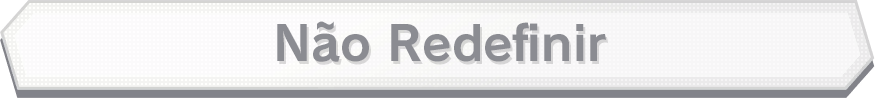
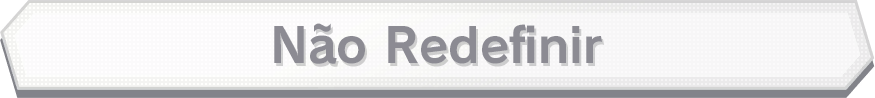
Layered file, before and after one edit (875 x 98). Changes by layer:
added layer "Não Redefinir V2 Centralizado" above "Não Redefinir" over [274, 23, 602, 64]
hid "Não Redefinir" over [277, 21, 606, 62]
